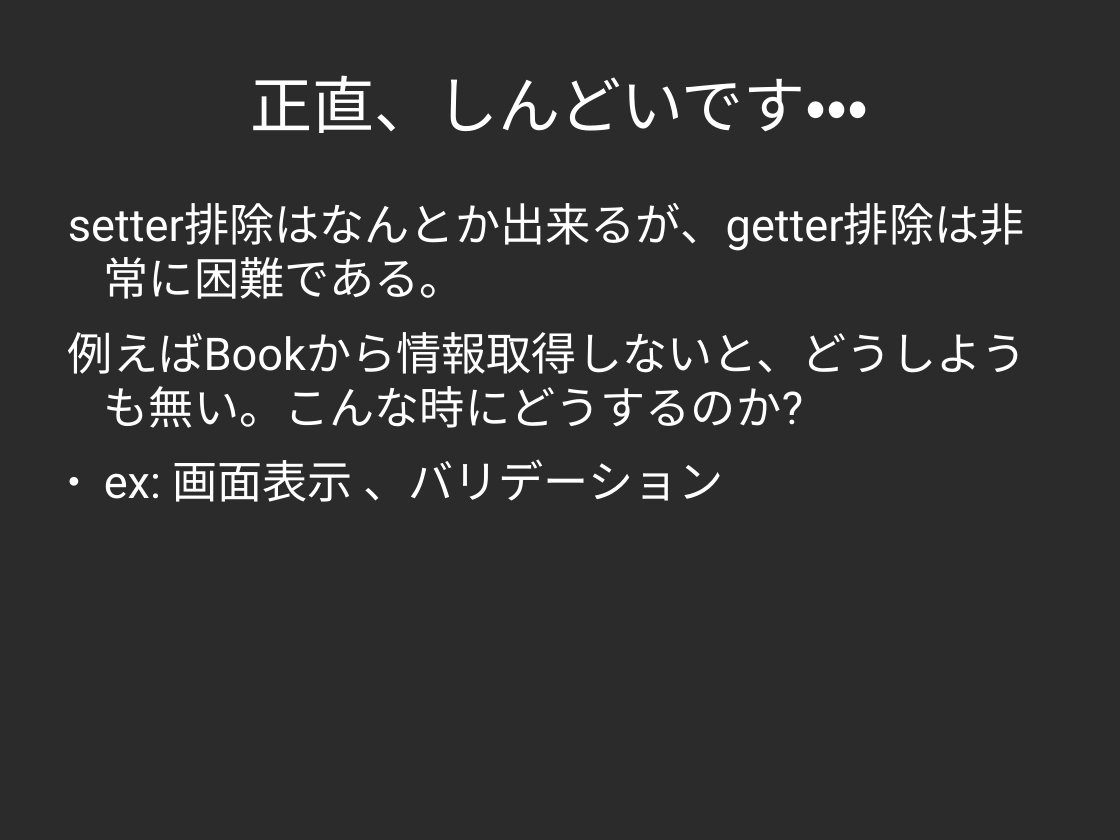
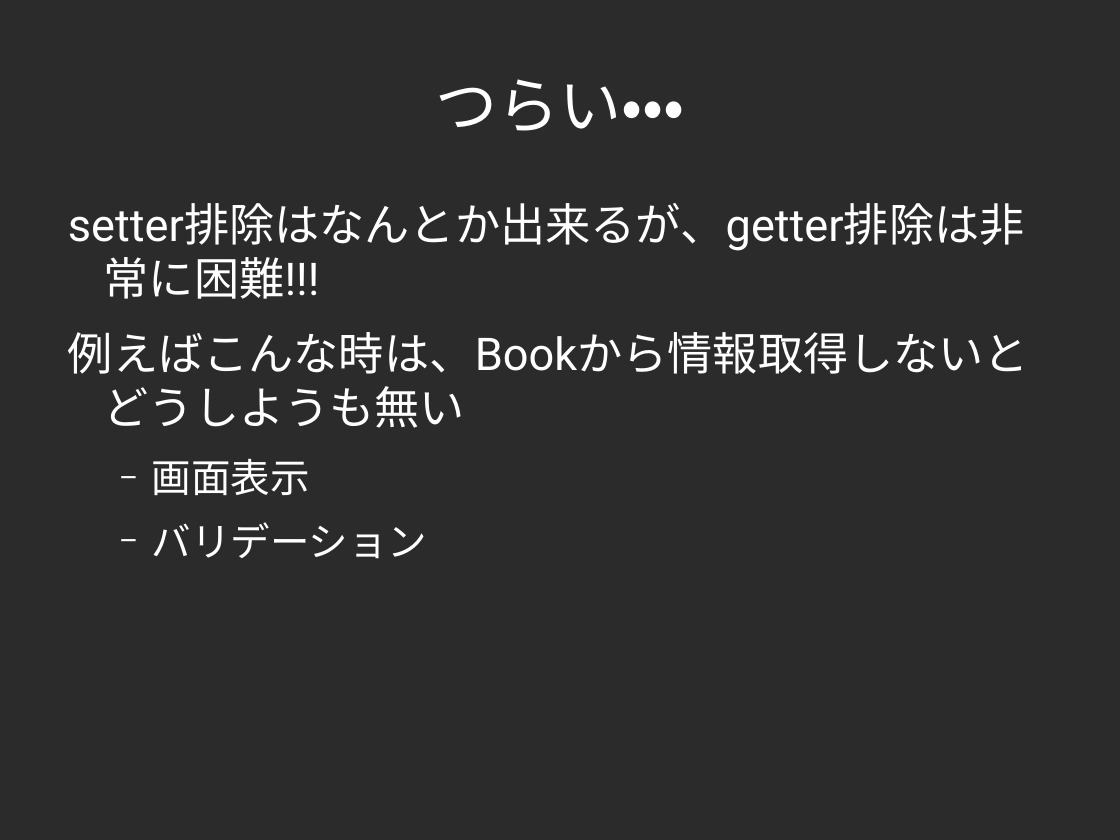
Before and after one commit to yojik/yojik-lib, a slide deck: slide 14 of 2009devsumi/oo_exercise/doc/devsum.odp (slide 12 before the commit). Drawn at 1120x840 pixels with LibreOffice and Linux fonts; fonts in the diff are those of the drawing; background and template pictures are left out; a plain dark background stands for a picture behind light text. Boxes give left, top, right and bottom in pixels: in the first picture for what was removed or moved away, otherwise in the second. Text is boxed around its words. In the diff, an @@ line names an element or a change of style, - is before the commit and + after.

```diff
--- a/2009devsumi/oo_exercise/doc/devsum.odp
+++ b/2009devsumi/oo_exercise/doc/devsum.odp
@@ title at bbox=[435, 79, 685, 131]: text changed @@
-正直、しんどいです・・・
+つらい・・・
@@ text at bbox=[68, 203, 1029, 559]: text changed @@
-setter排除はなんとか出来るが、getter排除は非常に困難である。
-例えばBookから情報取得しないと、どうしようも無い。こんな時にどうするのか?
-● ex: 画面表示 、バリデーション
+setter排除はなんとか出来るが、getter排除は非常に困難!!!
+例えばこんな時は、Bookから情報取得しないとどうしようも無い
+  − 画面表示
+  − バリデーション
```
Also in this commit, not shown: 3 other slides changed, 3 slides added, 2 slides removed.
